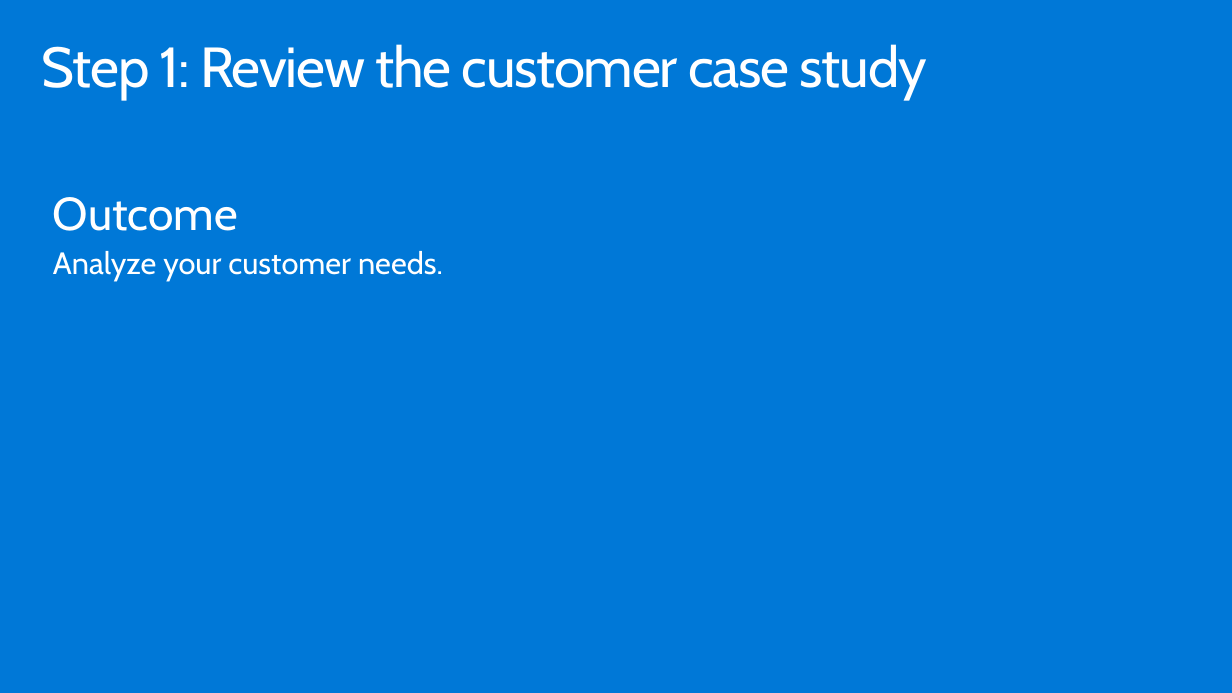
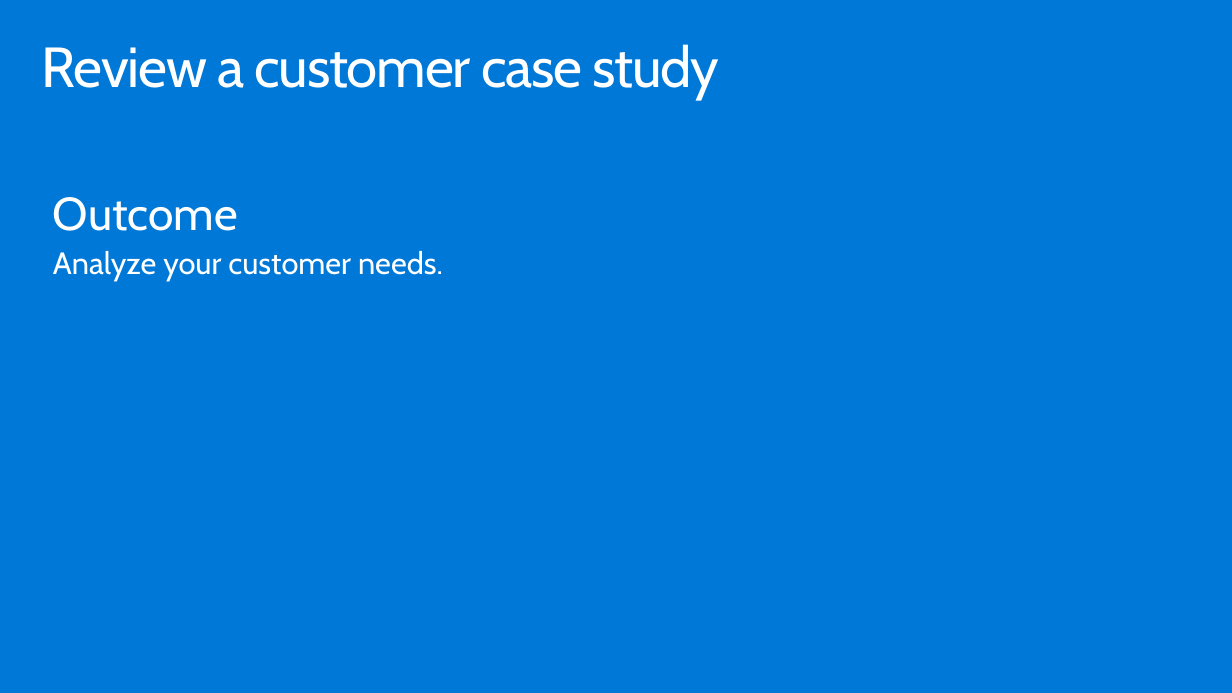
Before and after one commit to ActiveSolution/aiw-cloud-native, a slide deck: slide 19 of AIW Cloud Native.pptx (slide 18 before the commit). Drawn at 1232x693 pixels with LibreOffice and Linux fonts; fonts in the diff are those of the drawing. Boxes give left, top, right and bottom in pixels: in the first picture for what was removed or moved away, otherwise in the second. Text is boxed around its words. In the diff, an @@ line names an element or a change of style, - is before the commit and + after.

```diff
--- a/AIW Cloud Native.pptx
+++ b/AIW Cloud Native.pptx
@@ title at bbox=[42, 44, 720, 100]: text changed @@
-Step 1: Review the customer case study
+Review a customer case study
```
Also in this commit, not shown: 6 other slides changed, 2 slides added.
